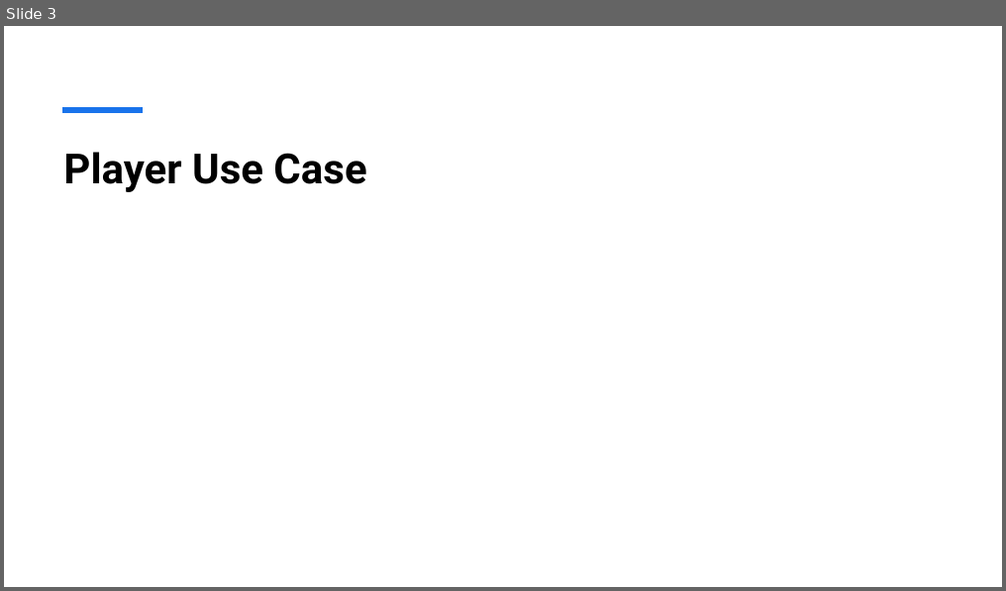
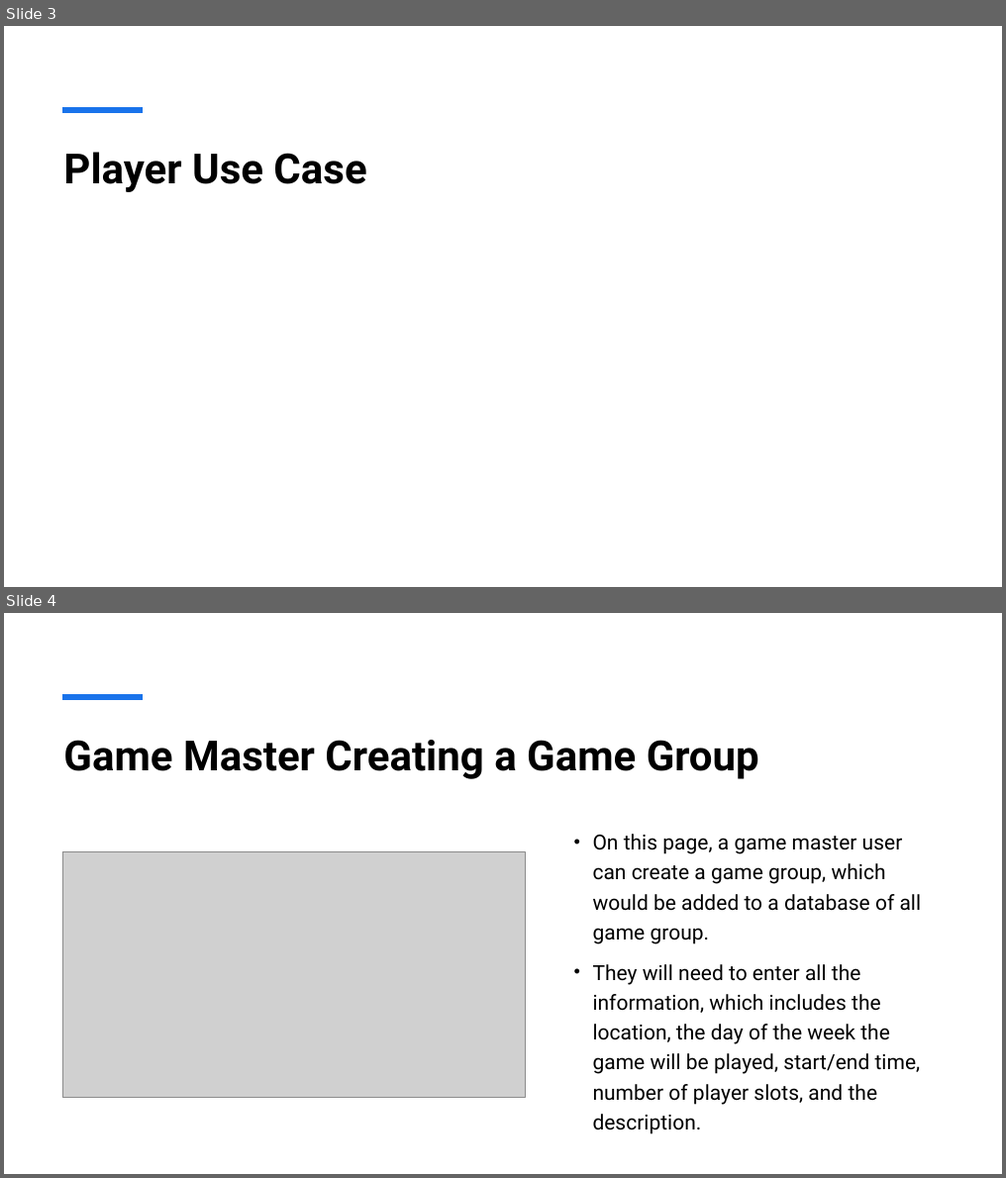
Before and after one commit to Legobman/su25-team10, a slide deck: D&D Group Finder.pptx. Shown one above the other, each under a label of ours: slide 3 before the commit, slides 3 and 4 after it. The pictures are 1006x591 and 1006x1178 pixels, drawn with LibreOffice and Linux fonts; fonts in the diff are those of the drawing; grey boxes stand for pictures. Boxes give left, top, right and bottom in pixels: in the first picture for what was removed or moved away, otherwise in the second. Text is boxed around its words. In the diff, an @@ line names an element or a change of style, - is before the commit and + after.

```diff
--- a/D&D Group Finder.pptx
+++ b/D&D Group Finder.pptx
@@ slide 4 added at (4,613,1002,1174), background #FFFFFF @@
@@ line added from (62, 697) to (143, 697), #1973EB 6 pt @@
@@ title added at (63,740,759,779), 40 pt, text #000000, bold @@
+Game Master Creating a Game Group
@@ text added at (593,834,922,1135), 20 pt, text #000000 @@
+• On this page, a game master user can create a game group, which would be added to a database of all game group.
+• They will need to enter all the information, which includes the location, the day of the week the game will be played, start/end time, number of player slots, and the description.
@@ picture added at (62,852,525,1098) @@
```
Also in this commit, not shown: 1 other slide added, 2 slides removed, 1 other file.
